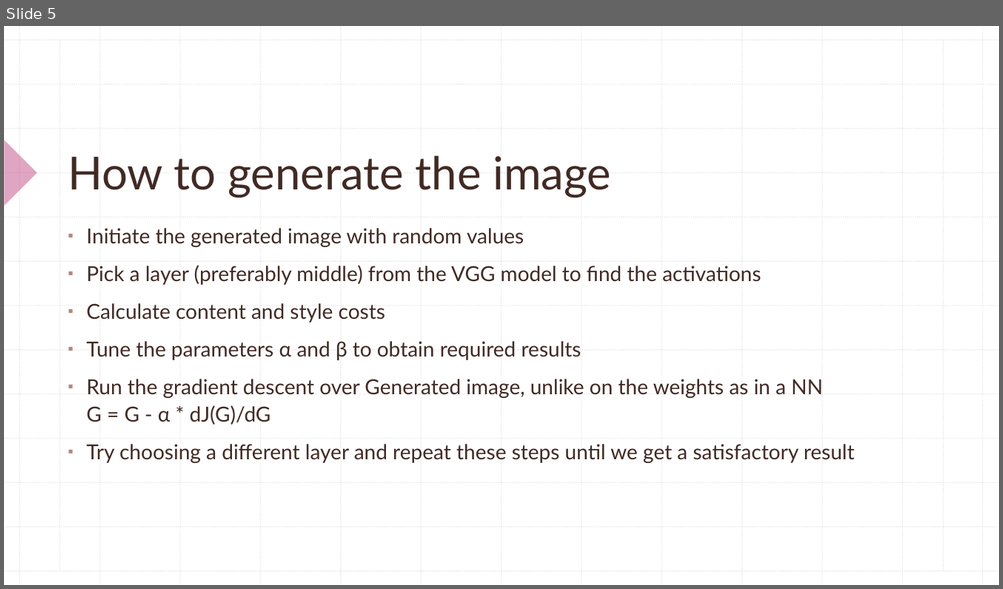
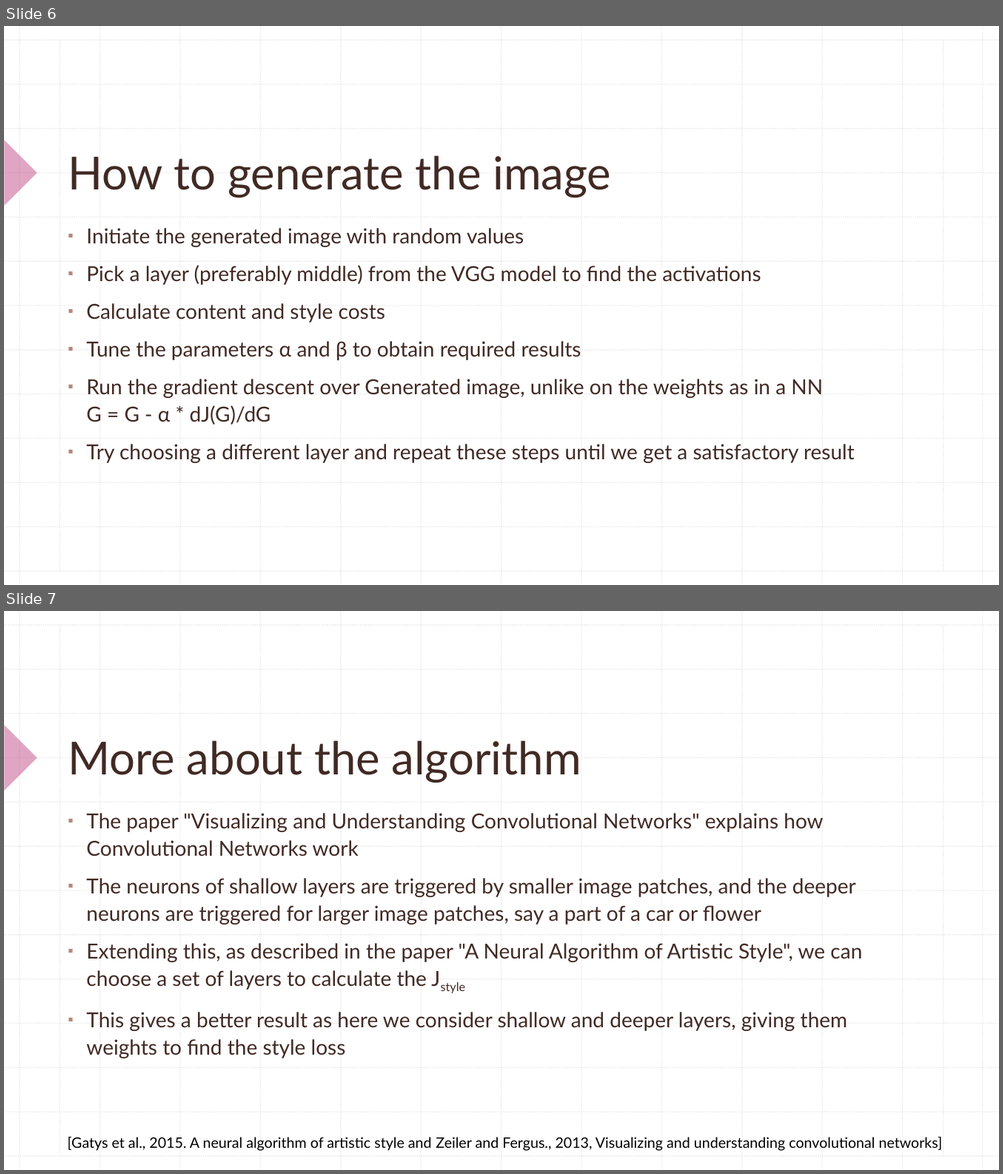
Before and after one commit to it-is-lokesh/KDAG, a slide deck: Task 2/Neural Style Transfer.pptx. Shown one above the other, each under a label of ours: slide 5 before the commit, slides 6 and 7 after it. The pictures are 1003x589 and 1003x1174 pixels, drawn with LibreOffice and Linux fonts; fonts in the diff are those of the drawing. Boxes give left, top, right and bottom in pixels: in the first picture for what was removed or moved away, otherwise in the second. Text is boxed around its words. In the diff, an @@ line names an element or a change of style, - is before the commit and + after.

```diff
--- a/Task 2/Neural Style Transfer.pptx
+++ b/Task 2/Neural Style Transfer.pptx
@@ slide 7 added at (x1=4, y1=611, x2=999, y2=1170), background #FFFFFF; not listed: 29 template elements that a slide beside it also shows @@
@@ title added at (x1=68, y1=741, x2=581, y2=783), 44 pt, text #412A24 @@
+More about the algorithm
@@ text added at (x1=86, y1=813, x2=862, y2=1059), 20 pt, text #412A24 @@
+▪ The paper "Visualizing and Understanding Convolutional Networks" explains how Convolutional Networks work
+▪ The neurons of shallow layers are triggered by smaller image patches, and the deeper neurons are triggered for larger image patches, say a part of a car or flower
+▪ Extending this, as described in the paper "A Neural Algorithm of Artistic Style", we can choose a set of layers to calculate the Jstyle
+▪ This gives a better result as here we consider shallow and deeper layers, giving them weights to find the style loss
@@ text added at (x1=68, y1=1137, x2=942, y2=1151), 14 pt, text #000000 @@
+[Gatys et al., 2015. A neural algorithm of artistic style and Zeiler and Fergus., 2013, Visualizing and understanding convolutional networks]
@@ what was slide 5 is now slide 6 @@
```
Also in this commit, not shown: 4 slides changed.
